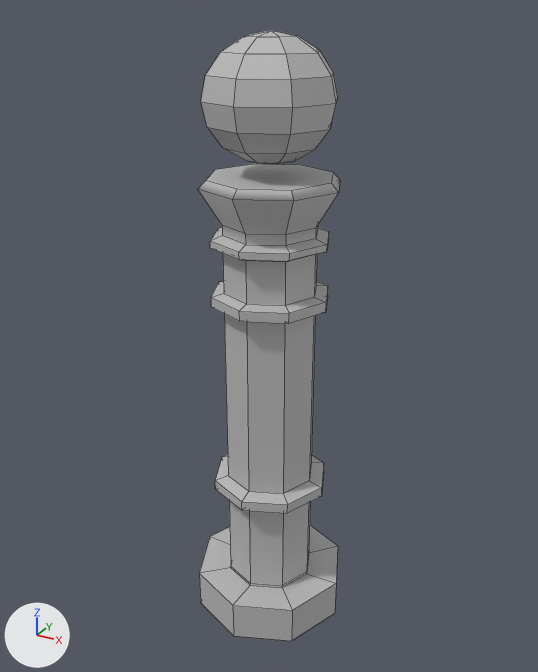
The FBX model Assets/Environment/COLUMN.fbx as it was, and as the next commit left it.
The view is the same before and after, from a 50 mm camera at (0.0997, -0.1824, 0.1886) aimed at (-0.0015, 0.0018, 0.0966). Arrows for +X, +Y and +Z are at lower left; the lights stay in place. Mesh edges are drawn as thin lines. Where no turn or scale is listed for an object, it has been applied to the vertices.

Objects in the first picture: 'COLUMN_'.
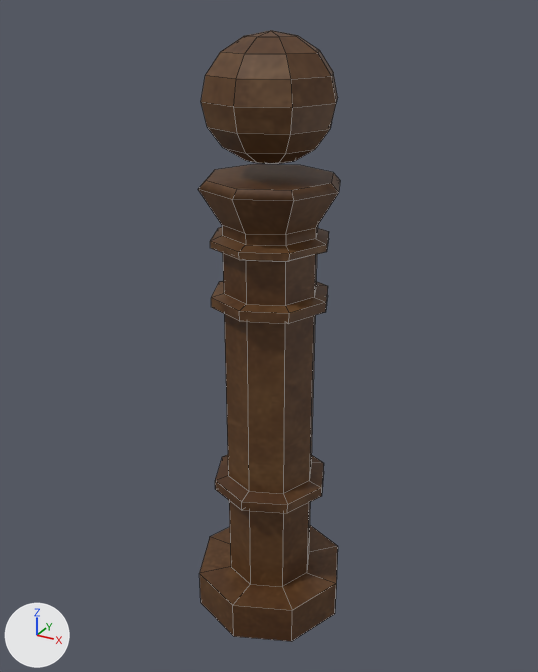
The newer file is also turned or shifted as a whole; pictures and numbers use the older file's frame.

What differs and where, as boxes (x1, y1, x2, y2) in the pictures (538 x 672 px):
'COLUMN_', reshaped: before (198, 30, 340, 642); after (198, 30, 340, 641)
part 1 of me_mesh, cut back: before (200, 501, 336, 642); after (200, 501, 336, 641)
part 2 of me_mesh, recoloured (grey to brown): (198, 30, 340, 610) in both

Patch to the scene script:
```diff
--- a/Assets/Environment/COLUMN.fbx.py
+++ b/Assets/Environment/COLUMN.fbx.py
@@ img_platforms_lp_phonge2sg_albedotransparency_jpg @@
+img_platforms_lp_phonge2sg_albedotransparency_jpg = load_image('PLATFORMS_LP_phongE2SG_AlbedoTransparency.jpg', '../Textures/Platform Textures/PLATFORMS_LP_phongE2SG_AlbedoTransparency.jpg', 1024, 1024, 'sRGB')
@@ mat_platforms_mat @@
+mat_platforms_mat = principled_material('PLATFORMS_MAT')
+mat_platforms_mat.texture = img_platforms_lp_phonge2sg_albedotransparency_jpg
+mat_platforms_mat.roughness = 0.553
@@ me_mesh @@
 # used by ob_column; location = (0.0, 0.0, 0.0)
-me_mesh.from_pydata(...)  # 218 vertices, 217 faces; spans x -0.025..0.025, y -0.025..0.025, z -0.001..0.184
+me_mesh.from_pydata(...)  # 202 vertices, 201 faces; spans x -0.025..0.025, y -0.025..0.025, z -0.001..0.184
+# me_mesh part 1
+# 16 vertices are removed from x -0.025..0.025, y -0.025..0.025, z -0.001..0.013
+# 32 faces are deleted
+# 16 new faces join them
+# me_mesh part 2: 185 faces spanning x -0.025..0.025, y -0.025..0.025, z 0.012..0.184 switch from mat_lambert1 (grey #bcbcbc) to mat_platforms_mat (picture img_platforms_lp_phonge2sg_albedotransparency_jpg)
```
